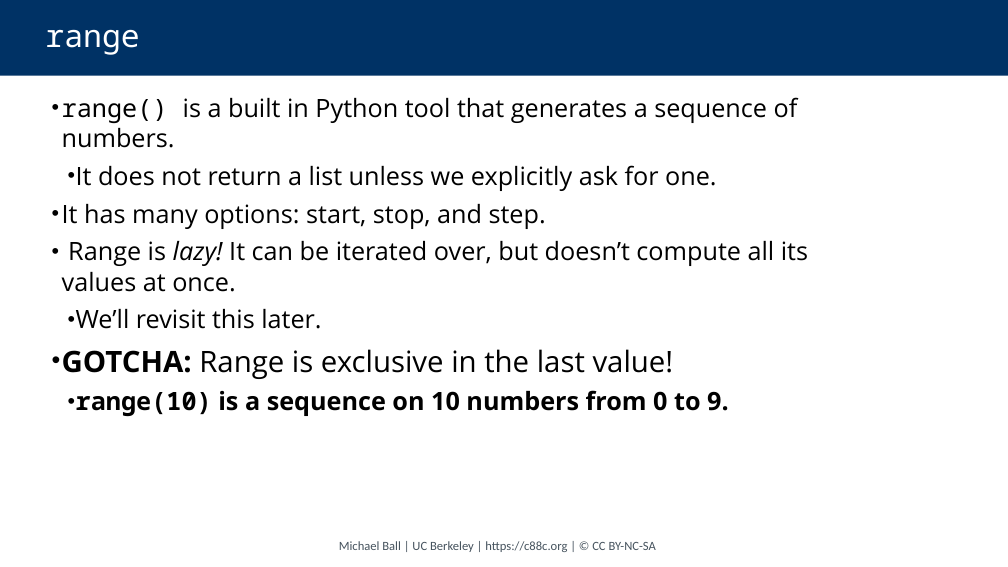
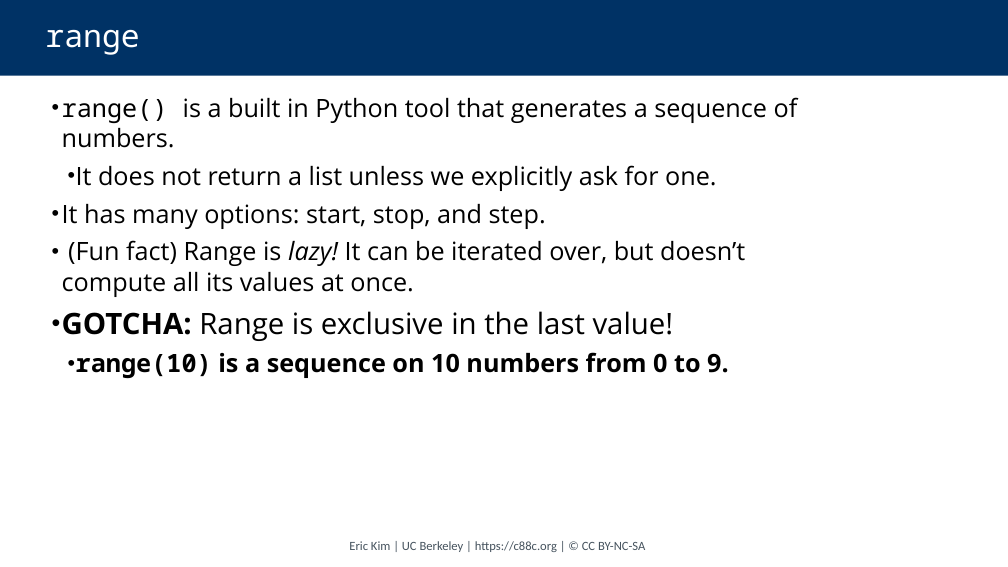
Before and after one commit to cs88-website/su24, a slide deck: slide 25 of assets/slides/su24/04-Sequences.pptx (slide 28 before the commit). Drawn at 1008x567 pixels with LibreOffice and Linux fonts; fonts in the diff are those of the drawing. Boxes give left, top, right and bottom in pixels: in the first picture for what was removed or moved away, otherwise in the second. Text is boxed around its words. In the diff, an @@ line names an element or a change of style, - is before the commit and + after.

```diff
--- a/assets/slides/su24/04-Sequences.pptx
+++ b/assets/slides/su24/04-Sequences.pptx
@@ text at box(62, 240, 745, 297): text changed @@
-• Range is lazy! It can be iterated over, but doesn’t compute all its values at once.
-  • We’ll revisit this later.
+• (Fun fact) Range is lazy! It can be iterated over, but doesn’t compute all its values at once.
@@ text at box(349, 541, 645, 552): text changed @@
-Michael Ball | UC Berkeley | https://c88c.org | © CC BY-NC-SA
+Eric Kim | UC Berkeley | https://c88c.org | © CC BY-NC-SA
```
Also in this commit, not shown: 28 other slides changed, 8 slides added, 7 slides removed, 7 other files.
